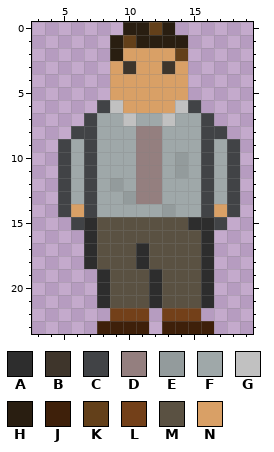
Pixel-art sprite -- Game/Assets/Sprites/player_front.png. This is how it looked before the edit.
The file is 24x24 pixels. Shown: x 3..19, y 0..23.
Palette (. is transparent): A #2d2d2d  B #3e352b  C #414346  D #947f7f  E #939b9c  F #9fa8a9  G #c1c1c1  H #291e11  J #3e200a  K #63401a  L #734019  M #5a5142  N #d9a066
Now the later version:
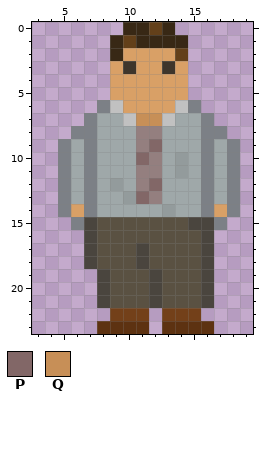
Colours new in this view: P #826767  Q #c78f57
Message: lighter colors
From old to new:
{"colour":"A","old":"#2d2d2d","new":"#4a453e"}
{"colour":"C","old":"#414346","new":"#7c8086"}
{"colour":"H","old":"#291e11","new":"#382815"}
{"colour":"J","old":"#3e200a","new":"#5d3211"}
{"y":7,"x":11,"old":"FF","new":"QQ"}
{"y":9,"x":12,"old":"D","new":"P"}
{"y":10,"x":11,"old":"D","new":"P"}
{"y":12,"x":12,"old":"D","new":"P"}
{"y":13,"x":11,"old":"D","new":"P"}
{"label":"changed","picture_box":[110,22,188,61]}
{"label":"changed","picture_box":[58,100,240,334]}
